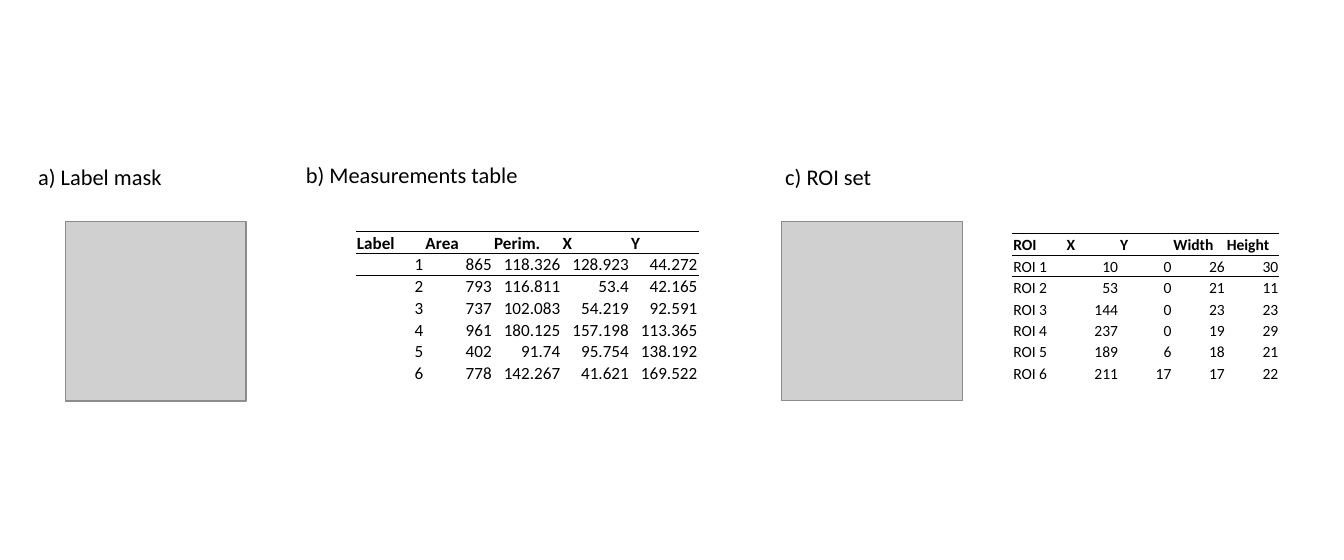
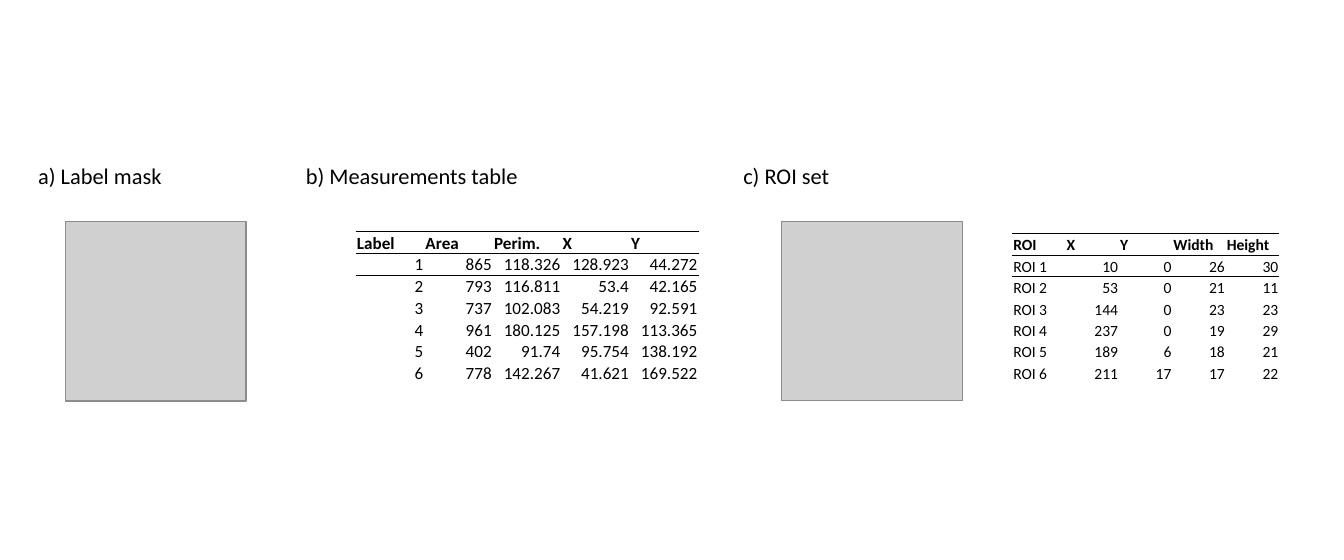
Before and after one commit to NEUBIAS/training-resources, a slide deck: slide 2 of figures/resources/output_saving.pptx. Drawn at 1344x560 pixels with LibreOffice and Linux fonts; fonts in the diff are those of the drawing; grey boxes stand for pictures. Boxes give left, top, right and bottom in pixels: in the first picture for what was removed or moved away, otherwise in the second. Text is boxed around its words. In the diff, an @@ line names an element or a change of style, - is before the commit and + after.

```diff
--- a/figures/resources/output_saving.pptx
+++ b/figures/resources/output_saving.pptx
@@ text "c) ROI set": place and size @@
-text "c) ROI set" at bbox=[785, 168, 871, 188]
+text "c) ROI set" at bbox=[743, 167, 829, 187]
```
Also in this commit, not shown: 2 other files.
